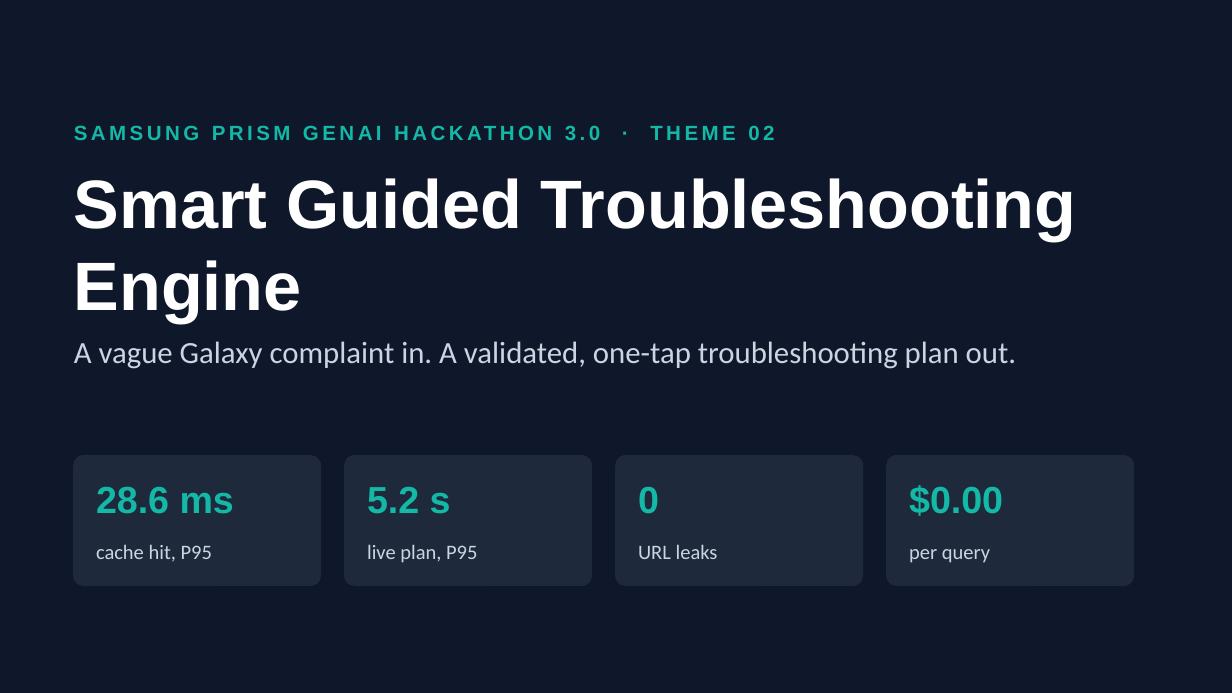
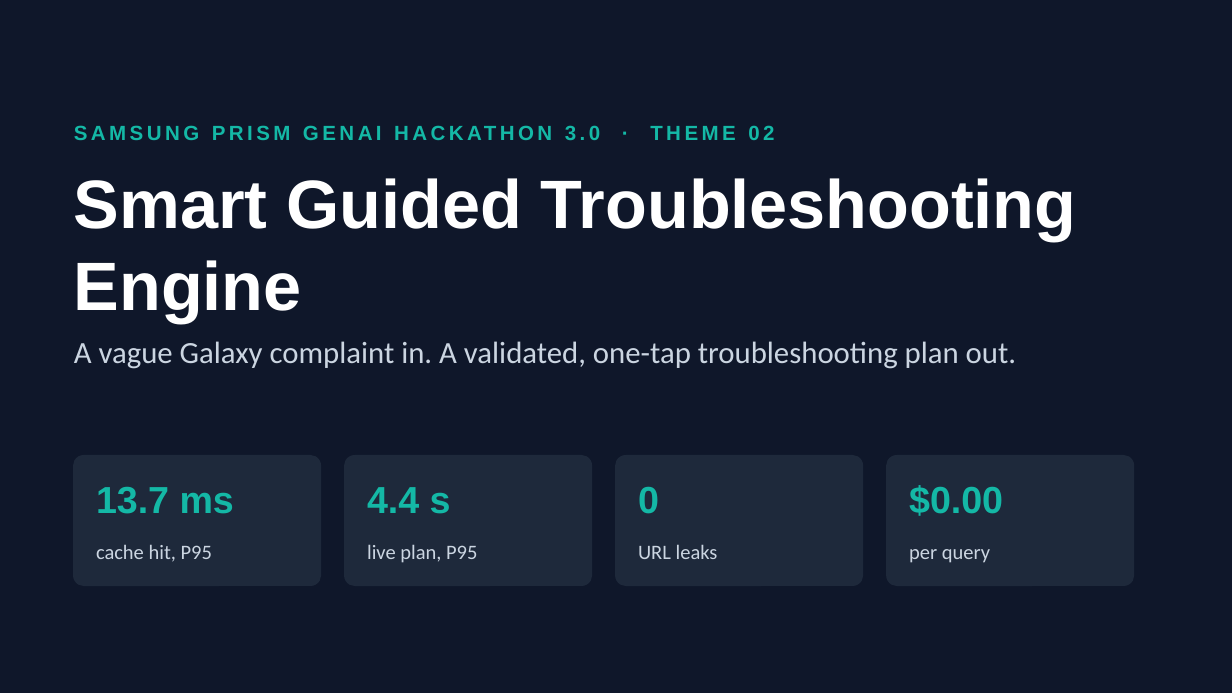
Before and after one commit to Sanyam-Ahuja/prism, a slide deck: slide 1 of presentation/Smart_Guided_Troubleshooting_Engine.pptx. Drawn at 1232x693 pixels with LibreOffice and Linux fonts; fonts in the diff are those of the drawing. Boxes give left, top, right and bottom in pixels: in the first picture for what was removed or moved away, otherwise in the second. Text is boxed around its words. In the diff, an @@ line names an element or a change of style, - is before the commit and + after.

```diff
--- a/presentation/Smart_Guided_Troubleshooting_Engine.pptx
+++ b/presentation/Smart_Guided_Troubleshooting_Engine.pptx
@@ text at [96, 487, 234, 514]: text changed @@
-28.6 ms
+13.7 ms
@@ text at [367, 487, 451, 514]: text changed @@
-5.2 s
+4.4 s
```
Also in this commit, not shown: 5 other slides changed, 43 other files.
